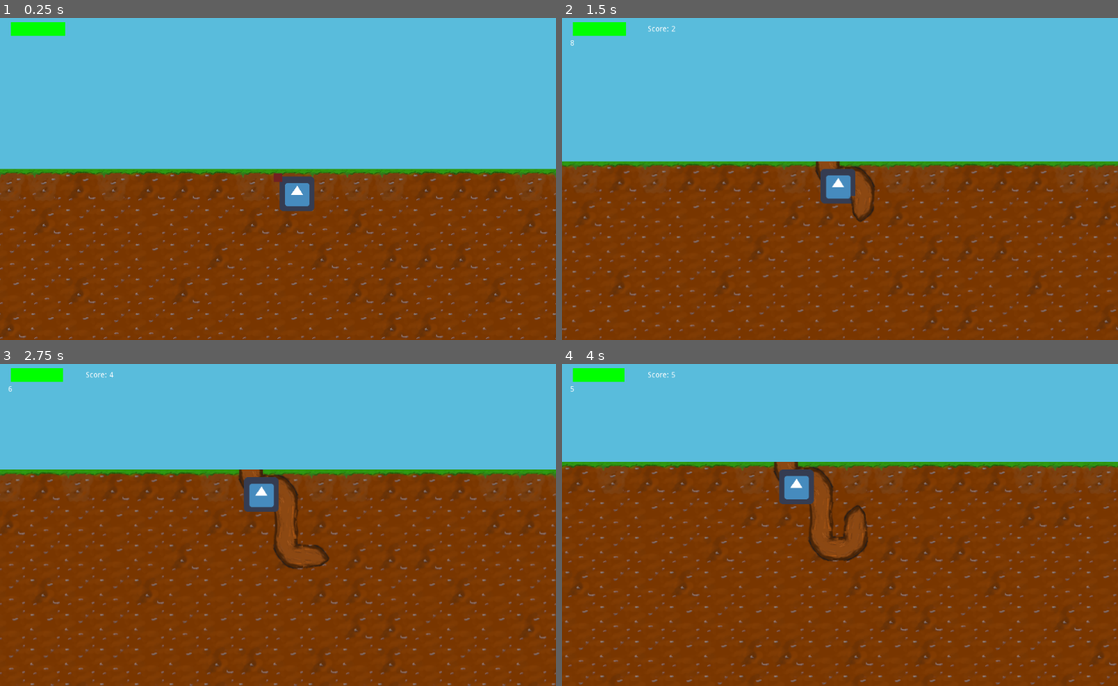
Above: before the commit, frames 1-4 (two rows, left to right).
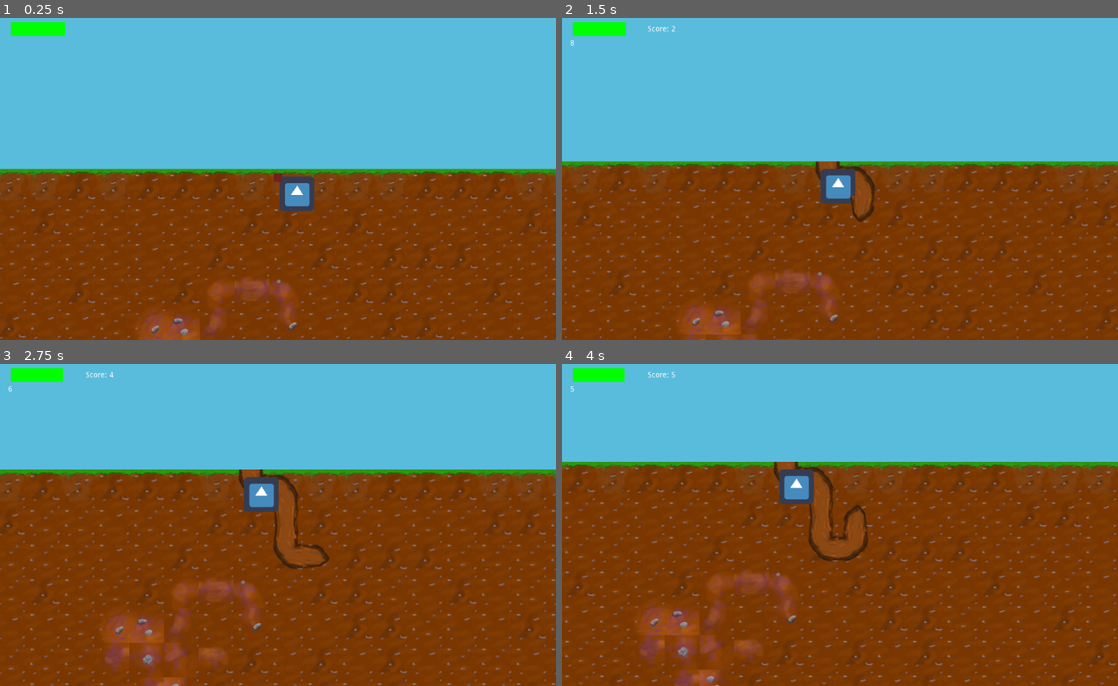
Above: after the commit, the same moments.

Repository: Sushperson/Tree-Simulator-2023
Game: Godot game, scene res://Scenes/World.tscn
Same seed, same stepped clock (60 frames per second), same inputs: the game is played once before the commit and once after it. The engine's default icon, where the game draws it, is replaced by a stand-in: a white triangle on a blue panel in a dark square.
Inputs:
- Up to frame 1 (0.25 s): no input
- Up to frame 2 (1.5 s): tap Enter at 0.5 s; hold D (right) 0.53-1.28 s; hold S (down) from 1.28 s (still down)
- Up to frame 3 (2.75 s): release S (down) at 2.03 s; hold D (right) from 2.03 s (still down)
- Up to frame 4 (4 s): release D (right) at 2.78 s; hold W (up) 2.78-3.53 s; hold A (left) from 3.53 s (still down)

The runs differ from the first frame. In frame 1, 1.6% of the frame differs, in the area x 24-54%, y 80-100%; in frame 2, 1.8%; in frame 3, 2.7%; in frame 4, 2.8%, in the area x 13-43%, y 64-100%.

Commit message:
Implemented regeneration on water tile

Diff:
--- a/Tree_sim/Scenes/World.tscn
+++ b/Tree_sim/Scenes/World.tscn
@@ -339,7 +339,7 @@
 texture = ExtResource( 3 )
 
 [node name="RootGrid" type="TileMap" parent="."]
-z_index = -5
+z_index = -2
 tile_set = SubResource( 1 )
 cell_size = Vector2( 32, 32 )
 format = 1
@@ -380,5 +380,7 @@
 texture = ExtResource( 20 )
 
 [node name="TileMap" type="TileMap" parent="."]
+z_index = -4
 tile_set = SubResource( 3 )
 format = 1
+tile_data = PoolIntArray( 262142, 1, 196623, 262143, 1, 262145, 196608, 1, 196624, 327676, 1, 0, 327677, 1, 1, 327678, 1, 262154, 262144, 1, 131076, 393212, 1, 131072, 393213, 1, 7, 393214, 1, 65546, 393215, 1, 262146, 458749, 1, 131072, 458750, 1, 131074 )
--- a/Tree_sim/Scripts/World.gd
+++ b/Tree_sim/Scripts/World.gd
@@ -79,6 +79,7 @@
 			health()
 			visual_hp()
 			score_update()
+			resource_yoink()
 
 			get_node("BG_Grid").generate_tiles(get_visible_rect())
 
@@ -187,3 +188,13 @@
 			sprite.set_rotation(PI/2)
 		elif player.last_move_dir == Vector2(0,-1):
 			sprite.set_rotation(PI)
+
+
+func resource_yoink():
+	var player = get_node("Player")
+	var tilemap = get_node("TileMap")
+	var HUD = get_node("HUD")
+
+	if tilemap.get_cell(player.pos_x, player.pos_y) == 1:
+		HUD.hp_bar += 5
+		player.remaining_current_root_tiles += 2
